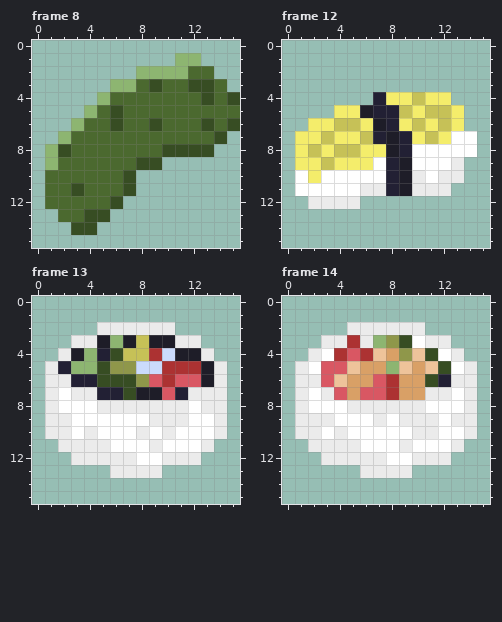
Pixel-art file: art/objects.aseprite. Above, as it was before the edit.
16x16 pixels, 32 frames. Colours within 5 levels of each other are drawn and written as one. Shown: frame 8, frame 12, frame 13, frame 14. The commit also changed other frames, which this record leaves out.
And afterwards:
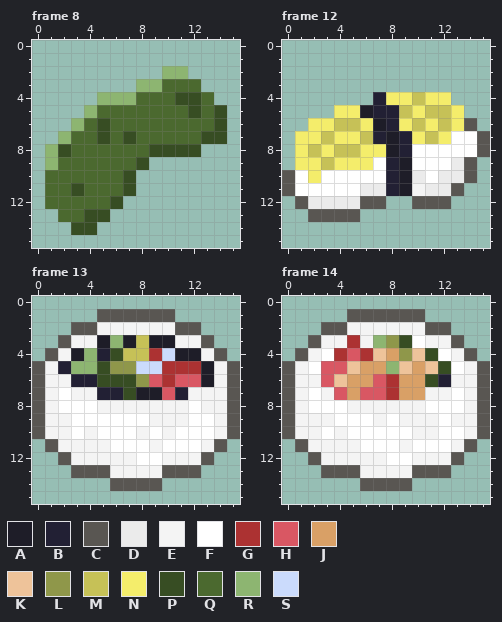
Palette (. is transparent): A #1e1d28  B #222034  C #595652  D #ebebeb  E #f4f4f4  F #ffffff  G #ac3232  H #d95763  J #d9a066  K #eec39a  L #8f974a  M #c6c157  N #f4ed6b  P #374d23  Q #4b692f  R #8db571  S #cbdbfc
What changed:
Frame 8:
The author changed colour Q to colour P in row 4 at x 11 to 12; in row 5 at x 12 and 14; in row 6 at x 5 and 14; in row 7 at x 5, 7 and 13; in row 8 at x 9.
The author changed colour P to colour Q in row 3 at x 12; in row 4 at x 13; in row 5 at x 6; in row 6 at x 6, 9 and 13.
The author changed colour P to colour R in row 3 at x 9.
The author changed colour Q to colour R in row 3 at x 8; in row 4 at x 6 to 7.
The author cleared colour P in row 3 at x 13; in row 4 at x 15; in row 6 at x 15; in row 8 at x 13; in row 9 at x 9.
The author cleared colour Q in row 2 at x 12 to 13; in rows 3 to 4 at x 14; in row 5 at x 15.
The author cleared colour R in row 1 at x 11 to 12; in row 2 at x 8 to 9; in row 3 at x 6 to 7.
Frame 12:
Colour C now appears in row 6 at x 14; in rows 7 to 8 at x 15; in row 9 at x 14; in row 10 at x 0 and 14; in row 11 at x 0 and 13; in row 12 at x 1, 6 to 7 and 10 to 12.
Colour C now appears in row 13 at x 2 to 5.
The author changed colour D to colour E in row 11 at x 10.
Frame 13:
Colour C now appears in row 1 at x 5 to 10; in row 2 at x 3 to 4 and 11 to 12; in row 3 at x 2 and 13; in row 4 at x 1 and 14; in rows 5 to 10 at x 0 and 15; in row 11 at x 1 and 14.
Colour C now appears in row 12 at x 2 and 13; in row 13 at x 3 to 5 and 10 to 12; in row 14 at x 6 to 9.
The author changed colour D to colour E in row 2 at x 5 to 10; in row 3 at x 3 to 4 and 11 to 12; in row 4 at x 2 and 13; in row 5 at x 1 and 14; in row 6 at x 1 to 2 and 14; in row 7 at x 1, 3 to 4 and 12 to 14.
The author changed colour D to colour E in row 8 at x 1, 5 to 11 and 13 to 14; in row 9 at x 1 to 2, 9 to 11 and 14; in row 10 at x 1 to 2, 4, 8, 10 and 14; in row 11 at x 2 to 5, 9 and 13; in row 12 at x 3 to 7 and 10 to 12; in row 13 at x 6 to 9.
Frame 14:
Colour C now appears in row 1 at x 5 to 10; in row 2 at x 3 to 4 and 11 to 12; in row 3 at x 2 and 13; in row 4 at x 1 and 14; in rows 5 to 10 at x 0 and 15; in row 11 at x 1 and 14.
Colour C now appears in row 12 at x 2 and 13; in row 13 at x 3 to 5 and 10 to 12; in row 14 at x 6 to 9.
The author changed colour D to colour E in row 2 at x 5 to 10; in row 3 at x 3 to 4, 6 and 11 to 12; in row 4 at x 2 and 13; in row 5 at x 1 and 14; in row 6 at x 1 to 2 and 13 to 14; in row 7 at x 1, 3, 11 to 12 and 14.
The author changed colour D to colour E in row 8 at x 1, 5 to 10 and 14; in row 9 at x 1 to 3, 7, 9 to 11 and 13 to 14; in row 10 at x 1 to 2, 4, 10 to 11 and 14; in row 11 at x 2 to 5, 9 and 13; in row 12 at x 3 to 7 and 10 to 12; in row 13 at x 6 to 9.
Boxes around the changes in both pictures, in picture pixels (x1, y1, x2, y2):
changed: (97, 53, 240, 170)
changed: (282, 118, 490, 222)
changed: (32, 309, 240, 491)
changed: (282, 309, 490, 491)
